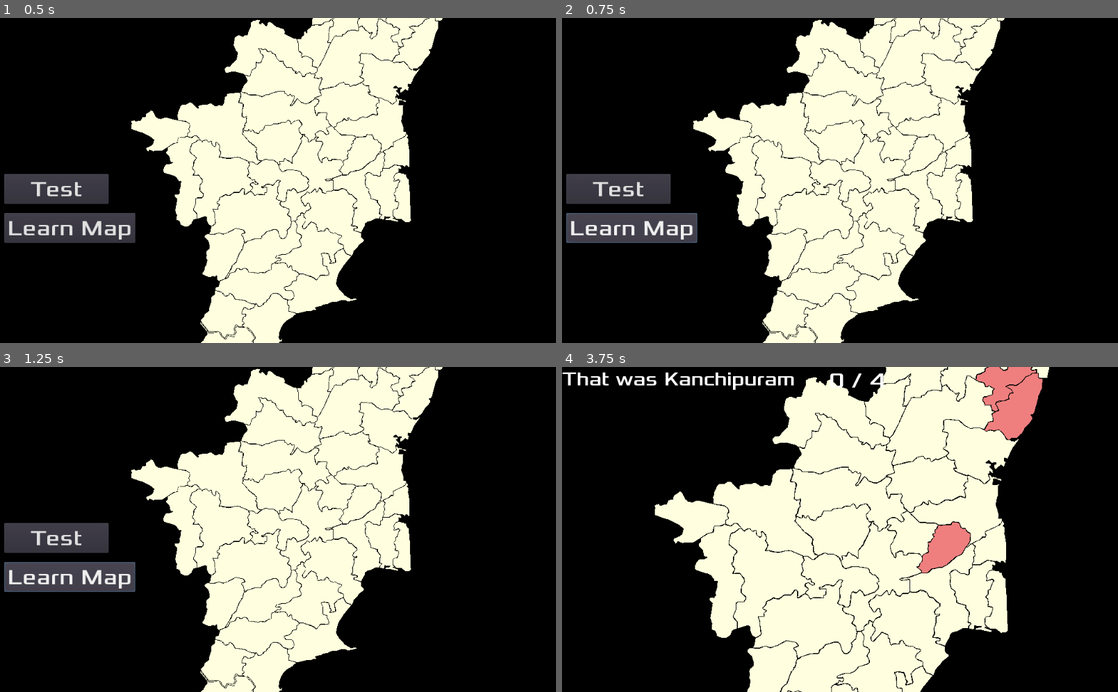
Above: before the commit, frames 1-4 (two rows, left to right).
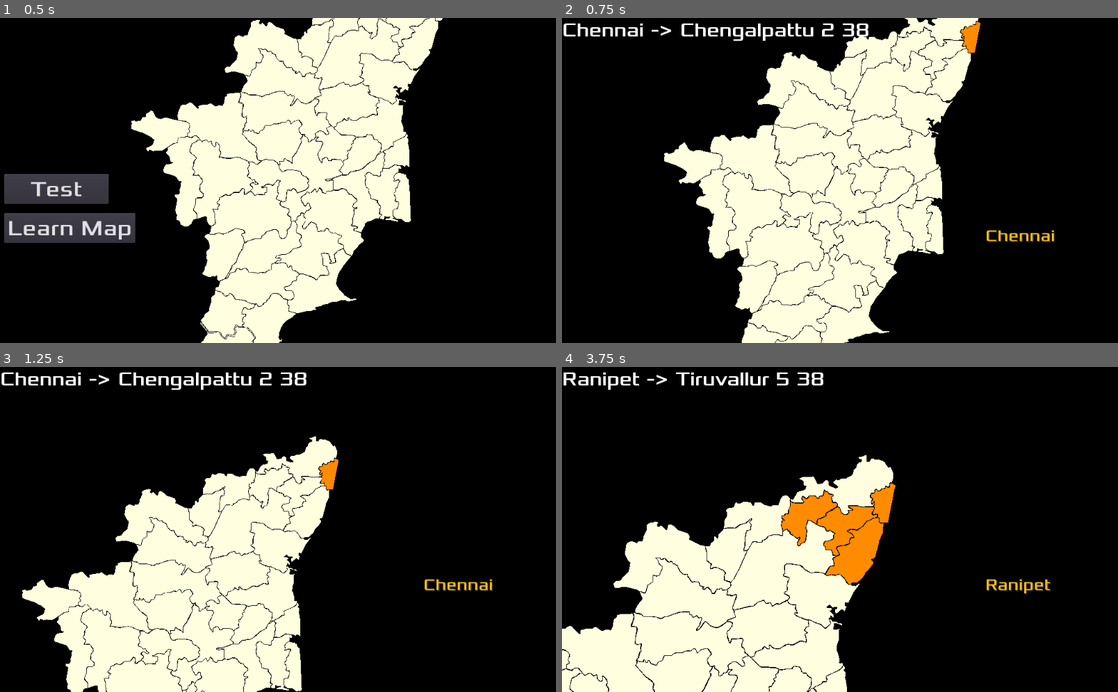
Above: after the commit, the same moments.

Repository: sharun-s/godot-tn
Game: Godot game, scene res://Node2D.tscn
Two runs of this game, one before a commit and one after it. Both use one fixed random seed, a clock stepped at 60 frames per second and the inputs below.
Inputs (mouse positions are in pixels of both pictures, inside the frame that each line leads up to):
- Up to frame 1 (0.5 s): no input
- Up to frame 2 (0.75 s): click "Learn Map" at 0.5 s
- Up to frame 3 (1.25 s): no input
- Up to frame 4 (3.75 s): click (617, 539) at 1.25 s, where only the run before the commit has a clickable "Test"; tap Enter at 2 s; drag from (923, 503) to (979, 393) at 2.02 s; drag from (923, 526) to (867, 636) at 2.77 s; move the mouse to (1001, 393) at 3.52 s; hold Mouse wheel up (zoom_in) from 3.53 s (still down); click (1001, 393) at 3.67 s

Frame 1 is identical in both runs. In frame 2, 20% of the frame differs, in the area x 0-89%, y 0-100%; in frame 3, 37%; in frame 4, 46%, in the area x 0-88%, y 0-100%.

Commit message:
District walk

Diff:
--- a/Camera2D.gd
+++ b/Camera2D.gd
@@ -1,5 +1,5 @@
 extends Camera2D
-export (NodePath) var target
+#export (NodePath) var target
 
 var min_zoom=1.9
 var max_zoom=3.3
@@ -22,7 +22,7 @@
 #		zoom_level, zoom_duration, tween.TRANS_LINEAR,
 #		# Easing out means we start fast and slow down as we reach the target value.
 #		tween.EASE_OUT)
-		tween.start()
+		#tween.start()
 	if event.is_action_pressed("zoom_out"):
 		zoom_level = clamp(zoom_level + zoom_factor, min_zoom, max_zoom)
 		zoom = Vector2(zoom_level, zoom_level)
--- a/Node2D.tscn
+++ b/Node2D.tscn
@@ -91,3 +91,4 @@
 one_shot = true
 
 [connection signal="pressed" from="HUD/Button" to="." method="_on_Button_pressed"]
+[connection signal="pressed" from="HUD/Learn" to="." method="_on_Learn_pressed"]
--- a/TN.gd
+++ b/TN.gd
@@ -210,3 +210,46 @@
 	$Timer.wait_time=showafter
 	$Timer.start()
 	$HUD/Message.text=msg
+
+func _on_Learn_pressed():
+	score=0
+	attempts=0
+	$HUD/Button.hide()
+	$HUD/Learn.hide()
+	if selected_district!='':
+		deselect()
+		$HUD/Label.text=''
+	var current='Chennai'
+	var visited=[current]
+	while len(visited) < len(d):
+		var i:Area2D=get_node(current)
+		var gpos=i.position
+		#print(gpos, $Camera2D.position, $HUD/Label.rect_global_position,' ', $HUD/Label.get_viewport_rect())
+		#print(gpos,$Camera2D.position, $Camera2D.global_position)
+		#$Camera2D.position=gpos
+		#$HUD/Label.text=current
+		#$HUD/Label.rect_global_position=Vector2(330,0)+(gpos/$Camera2D.zoom)#.set_position(gpos)
+		$Camera2D/Tween.interpolate_property($Camera2D,"position",$Camera2D.position,gpos,1)
+		$Camera2D/Tween.start()
+		$HUD/Label.text=current
+		$HUD/Label.set_position(Vector2(780,384))
+		var poly=i.get_child(0)
+		poly.color=selected_color
+		var neighbours=i.get_overlapping_areas()
+		for n in neighbours:
+			if n.name in visited:
+				continue
+			else:
+				current=n.name
+				visited.append(n.name)
+				break
+		timed_msg(i.name+' -> '+current+' '+str(len(visited))+' '+str(len(d)),1 )
+		yield($Timer, "timeout")
+		if(i.name == current):
+			current=visited[-2]
+		if(i.name == current):
+			while true:
+				var jump=d.keys()[rng.randi_range(0,len(d)-1)]
+				if visited.has(jump) == false:
+					current=jump
+					break
